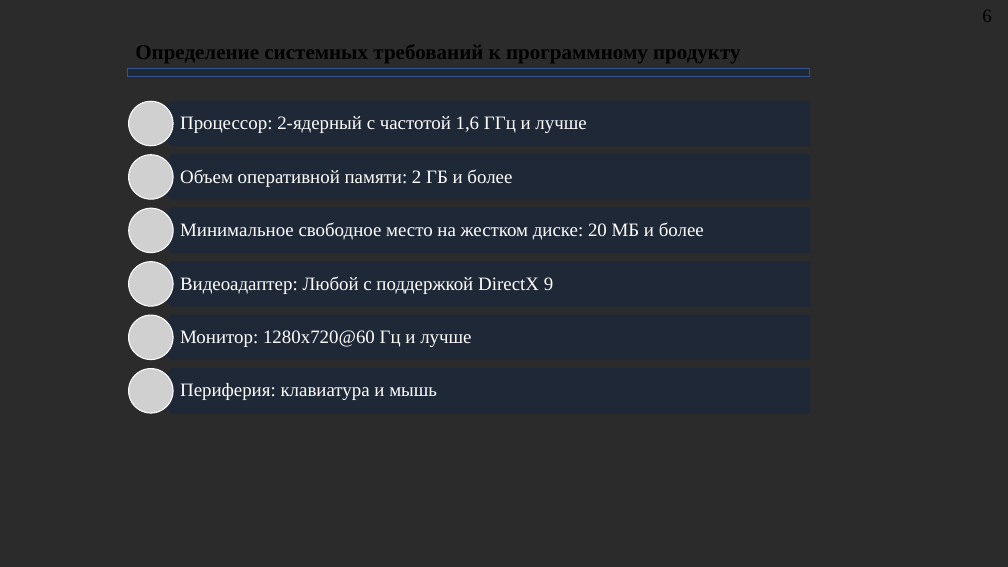
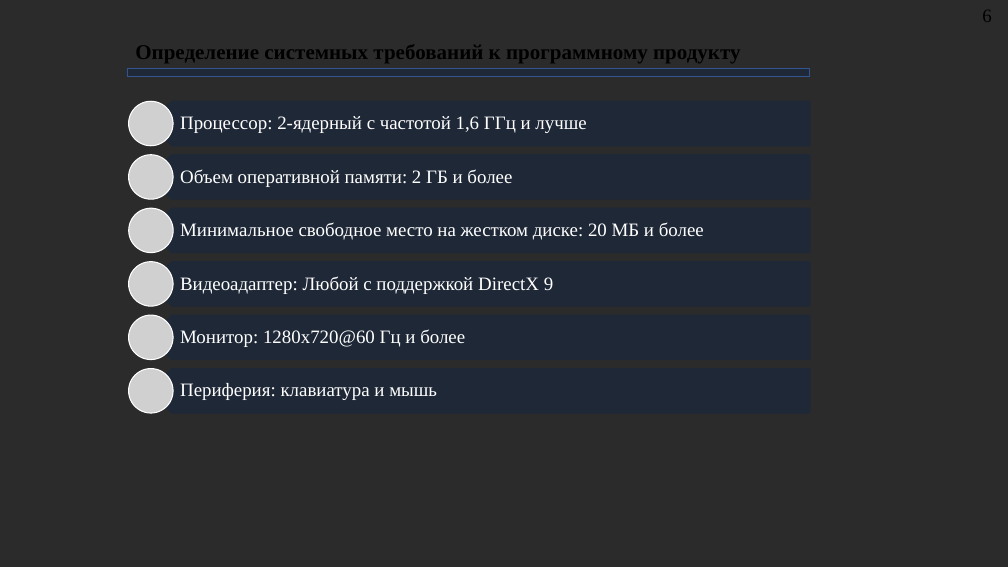
Before and after one commit to AlexeyBQS/Examwork, a slide deck: slide 6 of Presentation/Презентация.pptx (slide 7 before the commit). Drawn at 1008x567 pixels with LibreOffice and Linux fonts; fonts in the diff are those of the drawing; grey boxes stand for pictures; background and template pictures are left out; a plain dark background stands for a picture behind light text. Boxes give left, top, right and bottom in pixels: in the first picture for what was removed or moved away, otherwise in the second. Text is boxed around its words. In the diff, an @@ line names an element or a change of style, - is before the commit and + after.

```diff
--- a/Presentation/Презентация.pptx
+++ b/Presentation/Презентация.pptx
@@ text at box(180, 329, 465, 347): text changed @@
-Монитор: 1280x720@60 Гц и лучше
+Монитор: 1280x720@60 Гц и более
```
Also in this commit, not shown: 6 other slides changed, 5 slides added, 1 slide removed, 2 other files.
